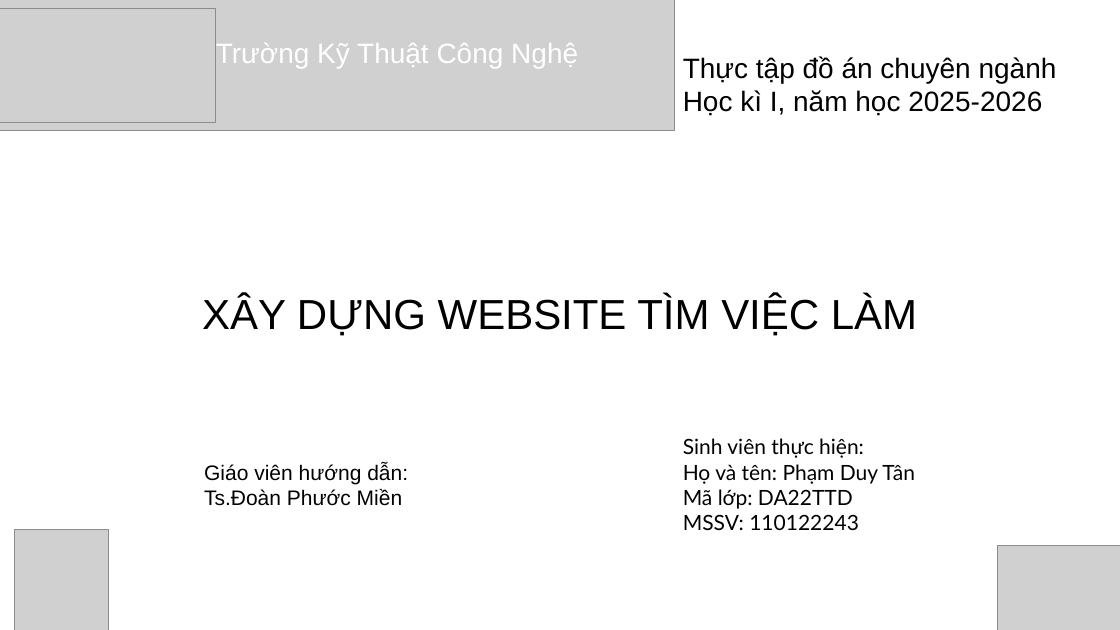
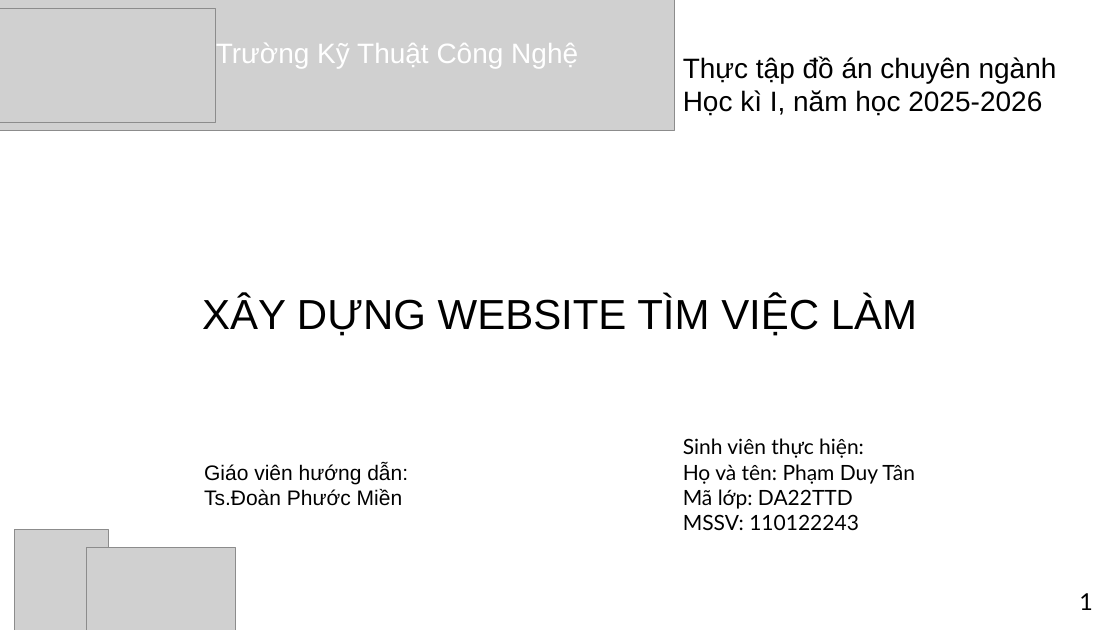
Before and after one commit to PhamDuyTan333/cn-da22ttd-phamduytan-timvieclam-php, a slide deck: slide 1 of thesis/abs/DOANCN_PhamDuyTan.pptx. Drawn at 1120x630 pixels with LibreOffice and Linux fonts; fonts in the diff are those of the drawing; grey boxes stand for pictures; background and template pictures are left out. Boxes give left, top, right and bottom in pixels: in the first picture for what was removed or moved away, otherwise in the second. Text is boxed around its words. In the diff, an @@ line names an element or a change of style, - is before the commit and + after.

```diff
--- a/thesis/abs/DOANCN_PhamDuyTan.pptx
+++ b/thesis/abs/DOANCN_PhamDuyTan.pptx
@@ picture: place and size @@
-picture at [998, 546, 1120, 630]
+picture at [87, 548, 235, 630]
@@ page number added at [1079, 593, 1093, 610], 20 pt, text #000000 @@
+1
```
Also in this commit, not shown: 12 other slides changed, 1 other file.
